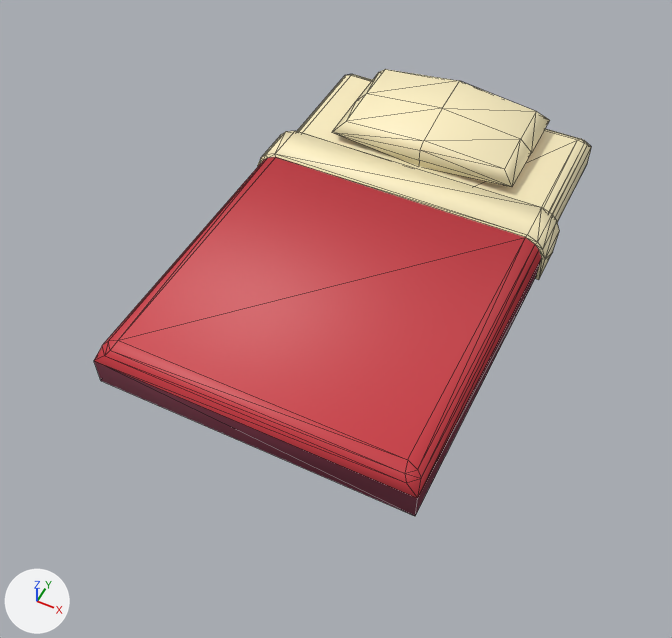
The glTF model Models/bed.glb, before and after one commit.
One viewpoint serves both versions: a 50 mm lens placed at (1.42, -3.29, 3.91), pointed at (-0.07, -0.31, 0.19). The lights are fixed; the arrows at lower left show +X, +Y and +Z. Mesh edges are drawn as thin lines. Where no turn or scale is listed for an object, it has been applied to the vertices.

Names of what the first picture shows: 'Cover', 'Matress', 'Pillow'.
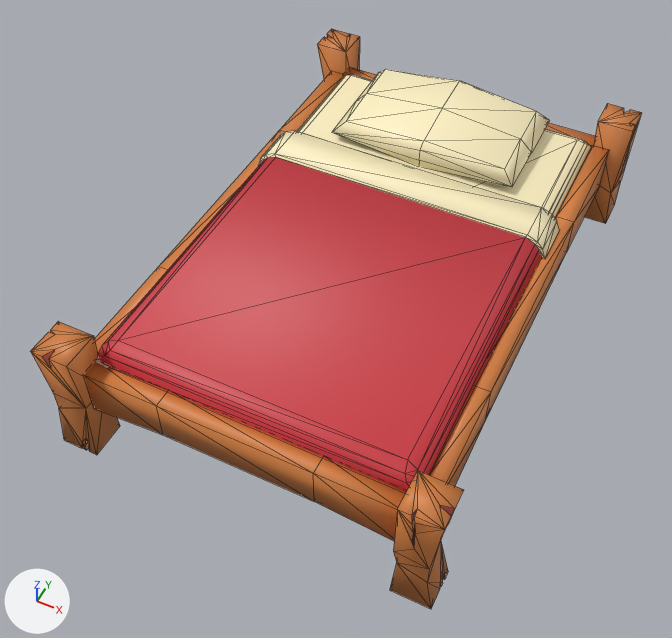
What the commit changed:
Mesh me_cube_011 is new.
It has 38 vertices, 72 faces and spans x -0.101..0.1, y -0.1..0.1, z 0.0..0.7.
It uses material mat_material (picture img_little_guy_palette).
Mesh me_cube_006 is new.
It has 38 vertices, 72 faces and spans x -0.1..0.1, y -0.1..0.101, z 0.0..0.7.
It uses material mat_material (picture img_little_guy_palette).
Mesh me_cube_004 is new.
It has 38 vertices, 72 faces and spans x -0.1..0.101, y -0.1..0.1, z 0.0..0.7.
It uses material mat_material (picture img_little_guy_palette).
Mesh me_cube_010 is new.
It has 16 vertices, 28 faces and spans x -0.81..0.81, y -0.05..0.05, z -0.17..0.1.
It uses material mat_material (picture img_little_guy_palette).
Mesh me_cube_008 is new.
It has 16 vertices, 28 faces and spans x -0.05..0.05, y -1.31..1.31, z -0.17..0.1.
It uses material mat_material (picture img_little_guy_palette).
Mesh me_cube_005 is new.
It has 38 vertices, 72 faces and spans x -0.1..0.1, y -0.101..0.1, z 0.0..0.7.
It uses material mat_material (picture img_little_guy_palette).
Object 'Cube.008' (ob_cube_008) is new; it shows me_cube_011.
Its location is (-0.9, -1.4, 0.0).
Object 'Cube.003' (ob_cube_003) is new; it shows me_cube_006.
Its location is (-0.9, 1.4, 0.0).
Object 'Cube.001' (ob_cube_001) is new; it shows me_cube_004.
Its location is (0.9, 1.4, 0.0).
Object 'Cube.007' (ob_cube_007) is new; it shows me_cube_010.
Its location is (-0.002, 1.338, 0.439).
Object 'Cube.006' (ob_cube_006) is new; it shows a copy of me_cube_010.
Its location is (-0.002, -1.362, 0.439).
Object 'Cube.005' (ob_cube_005) is new; it shows me_cube_008.
Its location is (-0.847, -0.012, 0.439).
Object 'Cube.004' (ob_cube_004) is new; it shows a copy of me_cube_008.
Its location is (0.853, -0.012, 0.439).
Object 'Cube.002' (ob_cube_002) is new; it shows me_cube_005.
Its location is (0.9, -1.4, 0.0).

What differs and where, as boxes (x1, y1, x2, y2) in the pictures (672 x 638 px):
'Cube.006', added (orange)
    after: (85, 361, 406, 541)
'Cube.004', added (orange)
    after: (429, 145, 609, 486)
'Cube.002', added (brown)
    after: (390, 470, 464, 609)
'Cube.008', added (brown)
    after: (31, 321, 120, 455)
'Cube.005', added (orange)
    after: (94, 71, 345, 353)
'Cube.001', added (orange)
    after: (584, 103, 642, 224)
'Cube.003', added (orange)
    after: (317, 29, 360, 79)
'Cube.007', added (brown)
    after: (343, 68, 595, 147)
